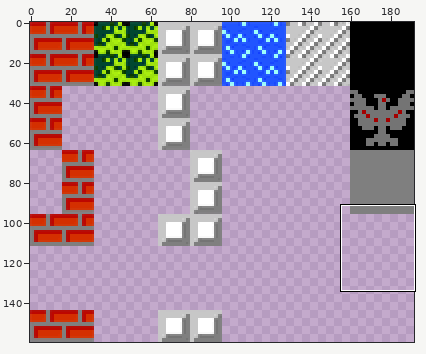
File history of a sprite sheet, images/Background.png. Above, an overview of the earlier version with the close-up marked.
Close-up. First the earlier version:
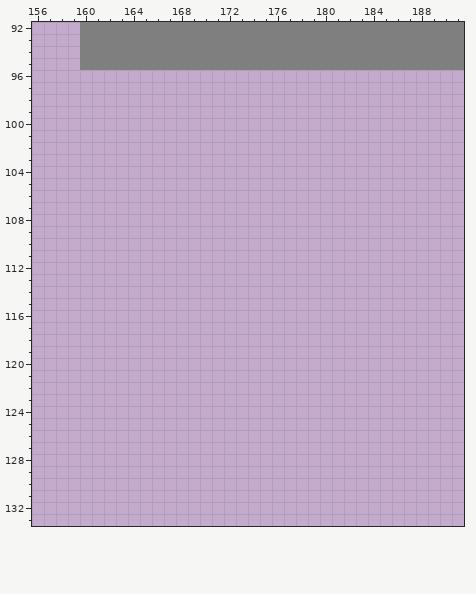
The file is 192x160 pixels. Colours within 5 levels of each other are drawn and written as one. Shown: x 156..191, y 92..133.
The result:
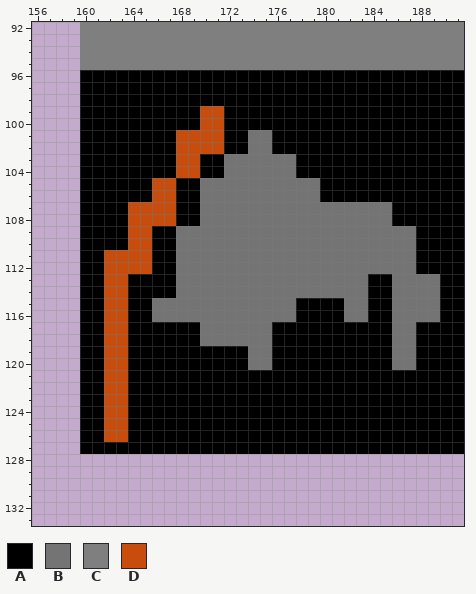
Palette (. is transparent): A #000000  B #747474  C #7f7f7f  D #c84c0c
What changed:
y 96..98: x 160..191 ................................ -> AAAAAAAAAAAAAAAAAAAAAAAAAAAAAAAA
y 99..100: x 160..191 ................................ -> AAAAAAAAAADDAAAAAAAAAAAAAAAAAAAA
y 101..102: x 160..191 ................................ -> AAAAAAAADDDDAABBAAAAAAAAAAAAAAAA
y 103..104: x 160..191 ................................ -> AAAAAAAADDAABBBBBBAAAAAAAAAAAAAA
y 105..106: x 160..191 ................................ -> AAAAAADDAABBBBBBBBBBAAAAAAAAAAAA
y 107..108: x 160..191 ................................ -> AAAADDDDAABBBBBBBBBBBBBBBBAAAAAA
y 109..110: x 160..191 ................................ -> AAAADDAABBBBBBBBBBBBBBBBBBBBAAAA
y 111..112: x 160..191 ................................ -> AADDDDAABBBBBBBBBBBBBBBBBBBBAAAA
y 113..114: x 160..191 ................................ -> AADDAAAABBBBBBBBBBBBBBBBAABBBBAA
y 115..116: x 160..191 ................................ -> AADDAABBBBBBBBBBBBAAAABBAABBBBAA
y 117..118: x 160..191 ................................ -> AADDAAAAAABBBBBBAAAAAAAAAABBAAAA
y 119..120: x 160..191 ................................ -> AADDAAAAAAAAAABBAAAAAAAAAABBAAAA
y 121..126: x 160..191 ................................ -> AADDAAAAAAAAAAAAAAAAAAAAAAAAAAAA
y 127: x 160..191 ................................ -> AAAAAAAAAAAAAAAAAAAAAAAAAAAAAAAA
Where, in picture pixels (left, top, right, bottom), the same in both close-ups:
added: (80, 70, 464, 454)
